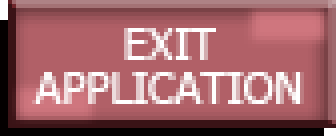
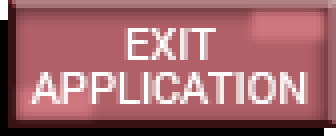
Layer changes from the first 336 × 136 image to the second:
painted on "EXIT APPLICATION" (1st of 2, in "高亮") over [28, 28, 308, 104]
hid group "正常" (3 layers) over [28, 28, 308, 104]
painted on "EXIT APPLICATION" (2nd of 2, in "正常") over [28, 28, 308, 104]
